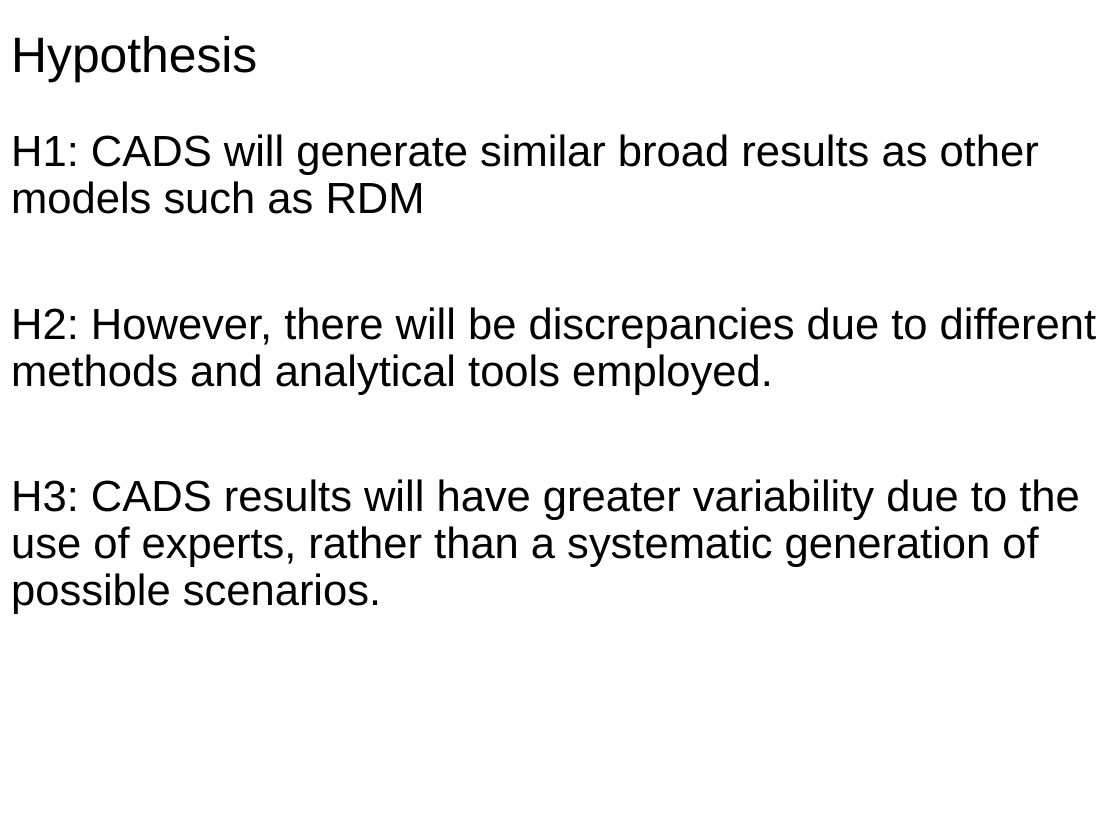
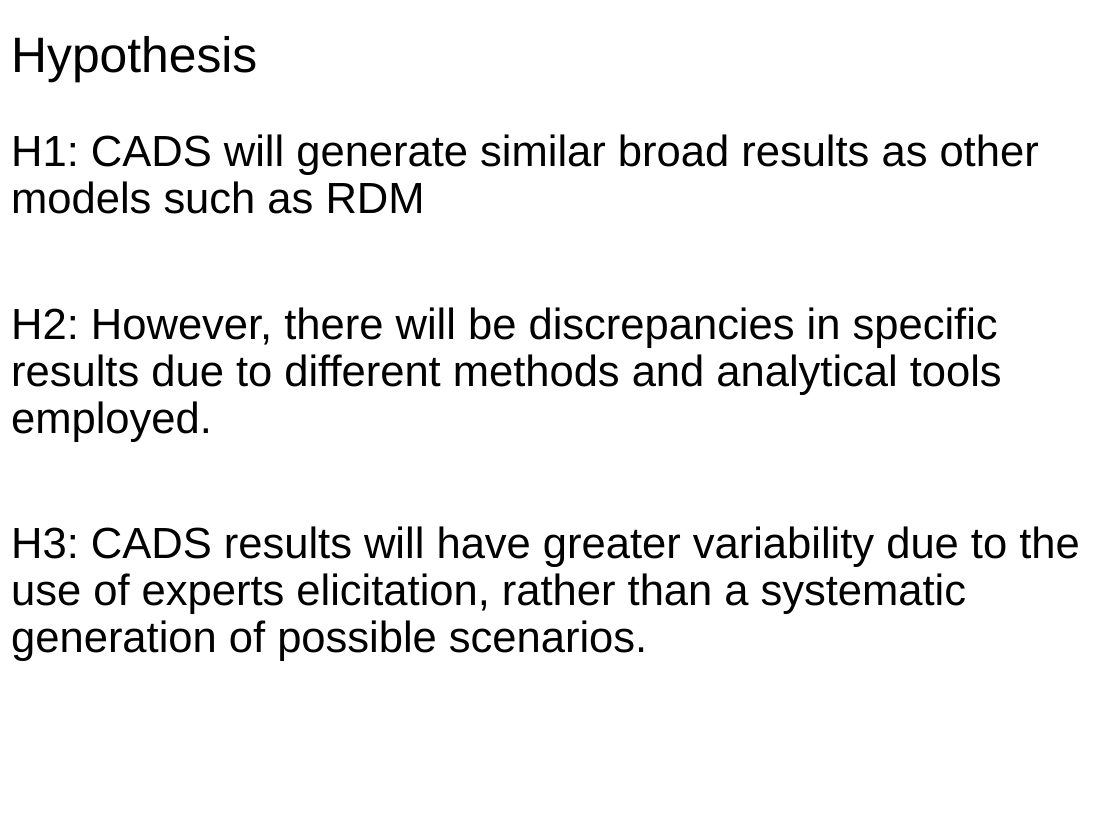
Before and after one commit to chenzhenguo/CADS, a slide deck: slide 5 of 05_Active_Research_Projects/01_research for high impact journal/01_Outlines/ResearchPlans.pptx. Drawn at 1120x840 pixels with LibreOffice and Linux fonts; fonts in the diff are those of the drawing; background and template pictures are left out. Boxes give left, top, right and bottom in pixels: in the first picture for what was removed or moved away, otherwise in the second. Text is boxed around its words. In the diff, an @@ line names an element or a change of style, - is before the commit and + after.

```diff
--- a/05_Active_Research_Projects/01_research for high impact journal/01_Outlines/ResearchPlans.pptx
+++ b/05_Active_Research_Projects/01_research for high impact journal/01_Outlines/ResearchPlans.pptx
@@ text at (11,307,1079,661): text changed @@
-H2: However, there will be discrepancies due to different methods and analytical tools employed.
-H3: CADS results will have greater variability due to the use of experts, rather than a systematic generation of possible scenarios.
+H2: However, there will be discrepancies in specific results due to different methods and analytical tools employed.
+H3: CADS results will have greater variability due to the use of experts elicitation, rather than a systematic generation of possible scenarios.
```
Also in this commit, not shown: 3 other slides changed, 4 slides added, 43 other files.
